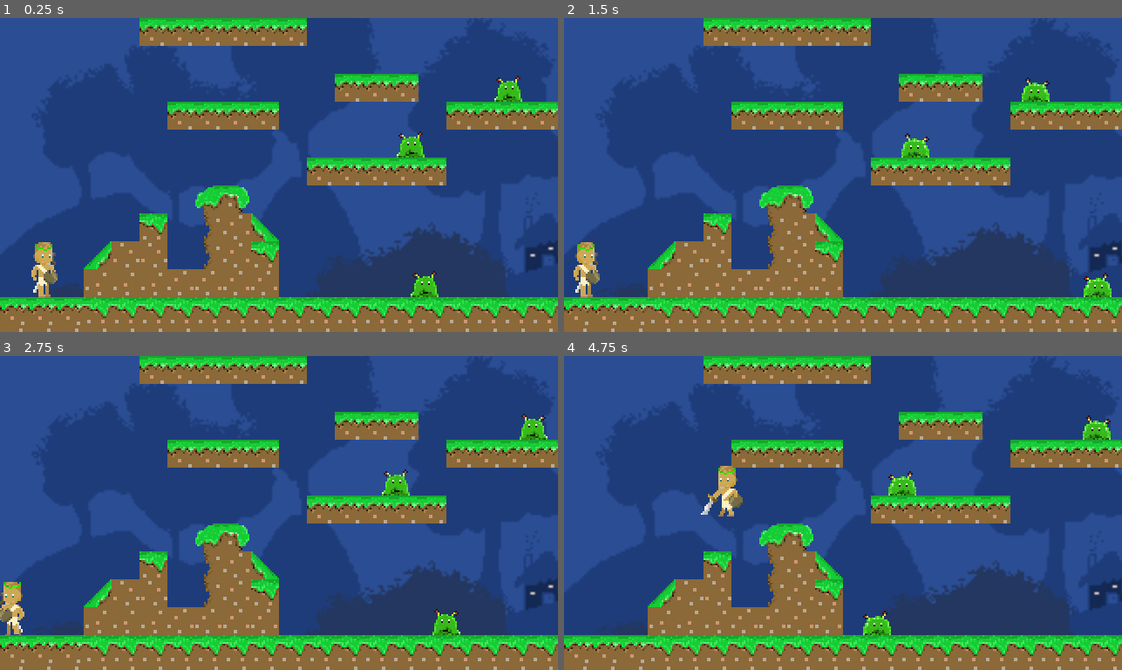
Above: before the commit, frames 1-4 (two rows, left to right).
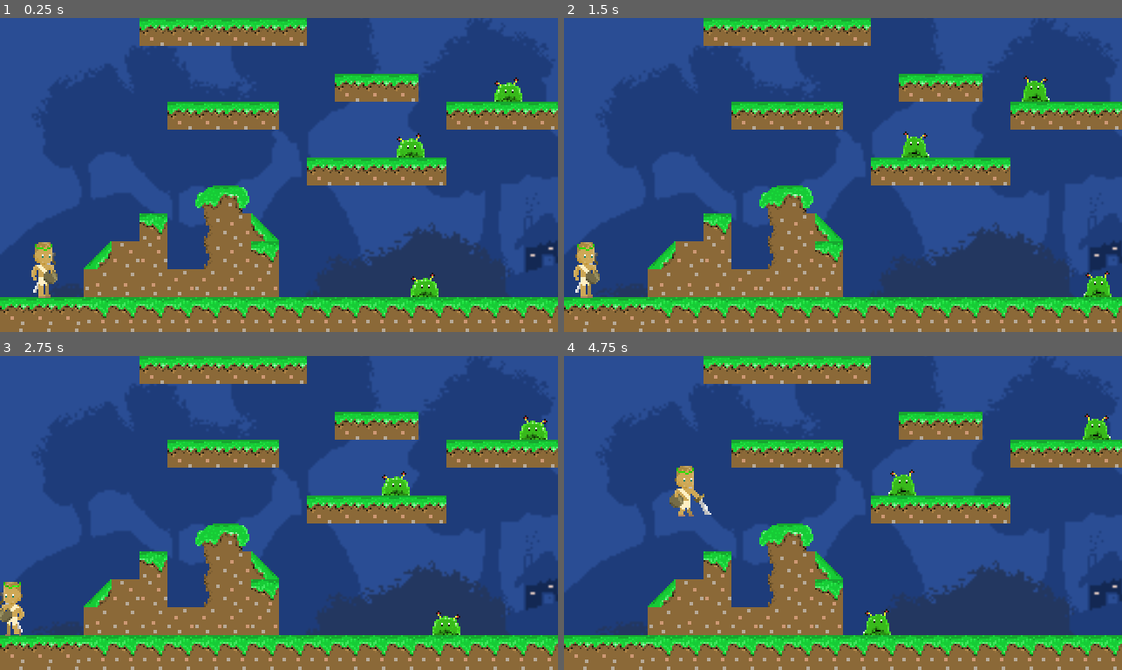
Above: after the commit, the same moments.

Repository: m4tthw-xu/Prometheus
Game: Godot game, scene res://StageOne.tscn
Same seed, same stepped clock (60 frames per second), same inputs: the game is played once before the commit and once after it.
Inputs:
- Up to frame 1 (0.25 s): no input
- Up to frame 2 (1.5 s): tap Enter (ui_accept) at 0.5, 0.77 s; hold A (ui_a) 0.53-1.28 s; tap D (ui_d) at 0.8, 1.35 s
- Up to frame 3 (2.75 s): tap Enter (ui_accept) at 1.52 s; tap G (ui_g) at 1.55, 2.1 s; hold A (ui_a) from 2.03 s (still down)
- Up to frame 4 (4.75 s): release A (ui_a) at 2.78 s; tap A (ui_a) at 2.85, 4.55 s; tap Enter (ui_accept) at 3.02, 3.77, 4.52 s; tap D (ui_d) at 3.05 s; hold D (ui_d) 3.53-4.28 s; tap G (ui_g) at 3.8, 4.35 s

The runs differ from the first frame. In frame 1, 0.5% of the frame differs, in the area x 71-94%, y 18-89%; in frame 2, 0.5%; in frame 3, 0.5%; in frame 4, 1.6%, in the area x 18-98%, y 18-89%.

Commit message:
Sword Movement Fixes

Diff:
--- a/Prometheus/Player.gd
+++ b/Prometheus/Player.gd
@@ -37,7 +37,7 @@
 		$Melee.position.x = 12
 		if is_attacking == false:
 			$AnimatedSprite.play("run")
-		$AnimatedSprite.flip_h = false
+			$AnimatedSprite.flip_h = false
 		if sign($Position2D.position.x) == -1:
 			$Position2D.position.x *= -1
 	elif Input.is_action_pressed("ui_a"):
@@ -45,7 +45,7 @@
 		$Melee.position.x = -12
 		if is_attacking == false:
 			$AnimatedSprite.play("run")
-		$AnimatedSprite.flip_h = true
+			$AnimatedSprite.flip_h = true
 		if sign($Position2D.position.x) == 1:
 			$Position2D.position.x *= -1
 	else:
--- a/Prometheus/Player.tscn
+++ b/Prometheus/Player.tscn
@@ -125,7 +125,7 @@
 extents = Vector2( 7, 15 )
 
 [sub_resource type="RectangleShape2D" id=29]
-extents = Vector2( 16, 16 )
+extents = Vector2( 16, 14 )
 
 [node name="Player" type="KinematicBody2D"]
 z_index = 1
--- a/Prometheus/Slime.gd
+++ b/Prometheus/Slime.gd
@@ -20,6 +20,7 @@
 func dead():
 	is_dead = true
 	velocity = Vector2(0,0)
+	$CollisionShape2D.disabled = true
 	$AnimatedSprite.play("dead")
 
 
--- a/Prometheus/Slime.tscn
+++ b/Prometheus/Slime.tscn
@@ -92,7 +92,7 @@
 [node name="AnimatedSprite" type="AnimatedSprite" parent="."]
 frames = SubResource( 5 )
 animation = "idle"
-frame = 3
+frame = 1
 playing = true
 
 [node name="CollisionShape2D" type="CollisionShape2D" parent="."]
